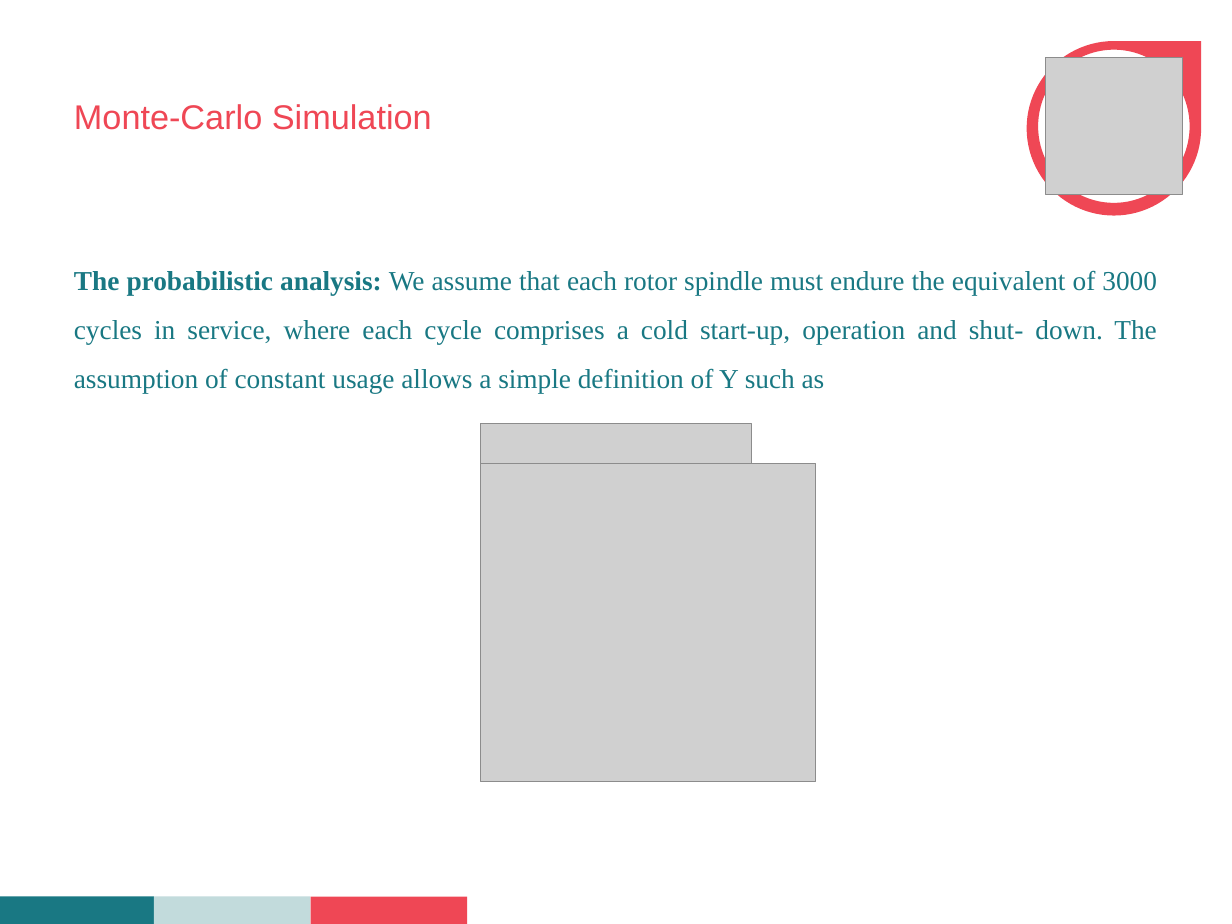
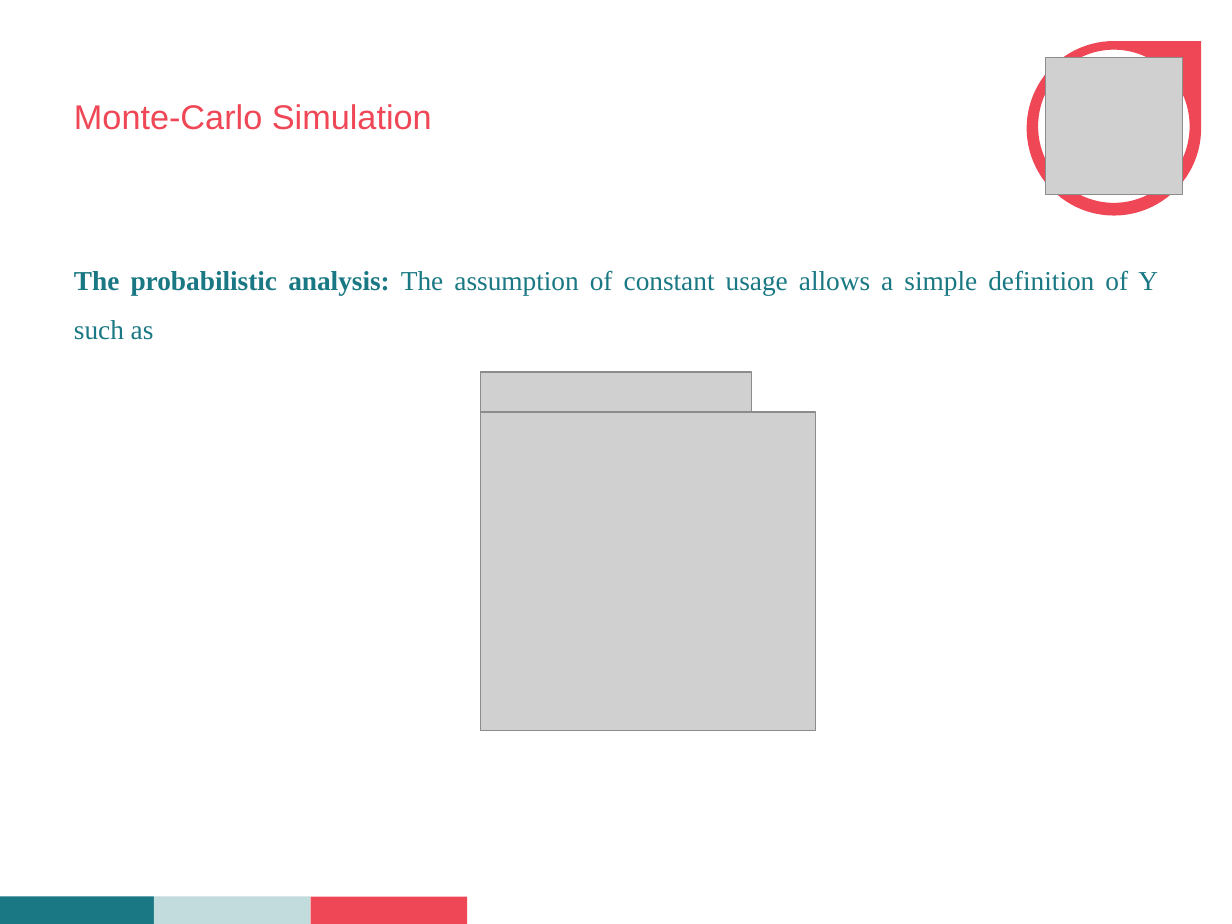
Before and after one commit to Abhinandan1996/seminar, a slide deck: slide 19 of seminar.pptx (slide 27 before the commit). Drawn at 1232x924 pixels with LibreOffice and Linux fonts; fonts in the diff are those of the drawing; grey boxes stand for pictures; background and template pictures are left out. Boxes give left, top, right and bottom in pixels: in the first picture for what was removed or moved away, otherwise in the second. Text is boxed around its words. In the diff, an @@ line names an element or a change of style, - is before the commit and + after.

```diff
--- a/seminar.pptx
+++ b/seminar.pptx
@@ text at (74,270,1158,340): text changed @@
-The probabilistic analysis: We assume that each rotor spindle must endure the equivalent of 3000 cycles in service, where each cycle comprises a cold start-up, operation and shut- down. The assumption of constant usage allows a simple definition of Y such as
+The probabilistic analysis: The assumption of constant usage allows a simple definition of Y such as
@@ picture: place and size @@
-picture at (480,424,752,464)
+picture at (480,372,752,413)
@@ picture: place and size @@
-picture at (480,463,816,782)
+picture at (480,411,816,731)
```
Also in this commit, not shown: 13 other slides changed, 1 slide added, 10 slides removed, 2 other files.
